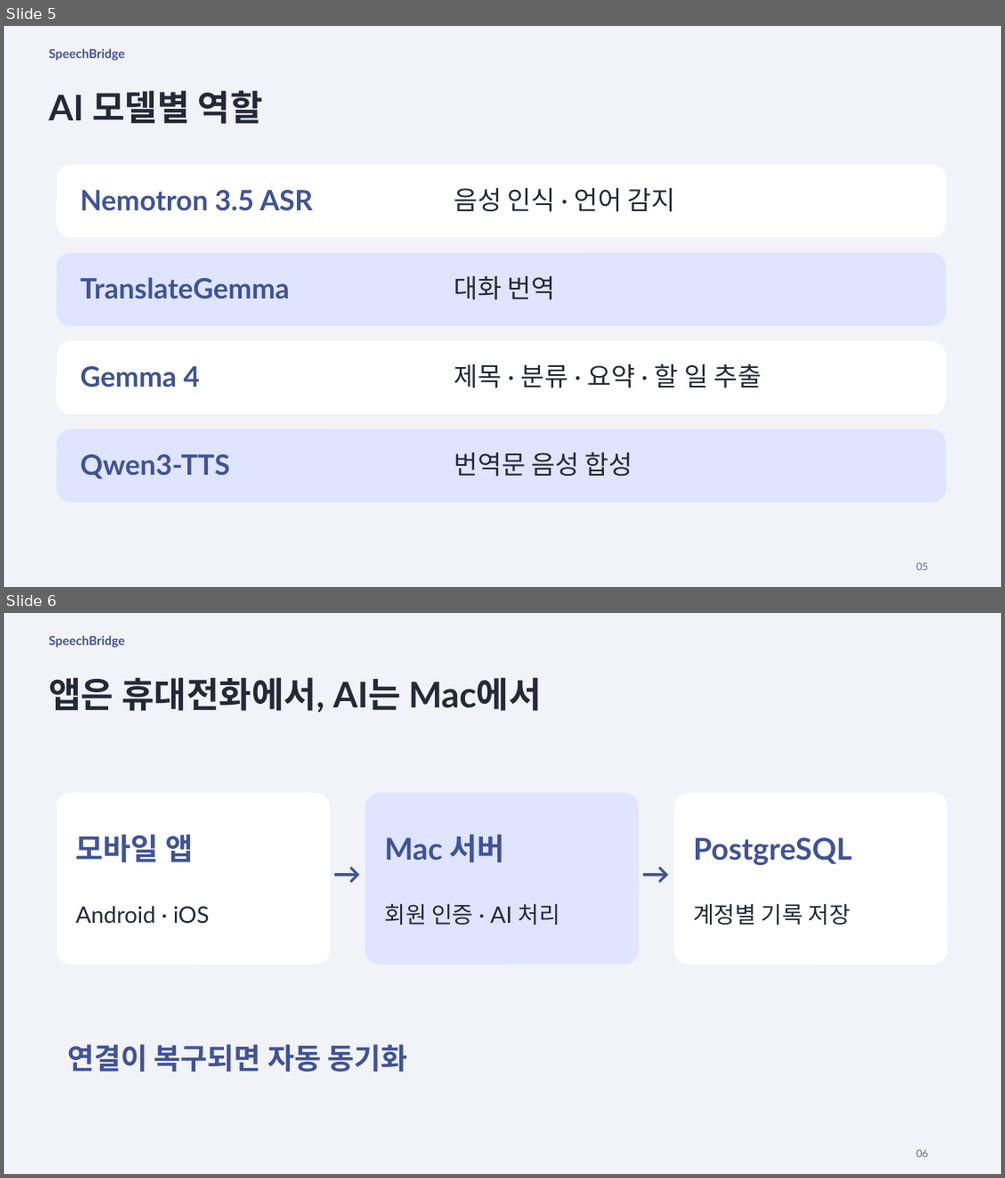
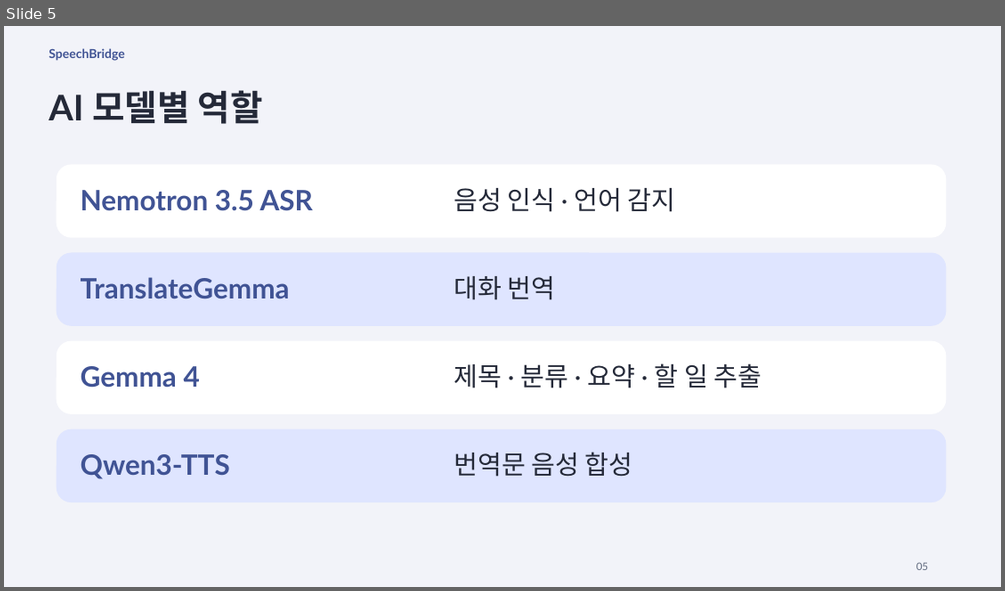
Before and after one commit to slfkalstks/SpeechBridge, a slide deck: presentation/SpeechBridge.pptx. Shown one above the other, each under a label of ours: slides 5 and 6 before the commit, slide 5 after it. The pictures are 1005x1178 and 1005x591 pixels, drawn with LibreOffice and Linux fonts; fonts in the diff are those of the drawing. Boxes give left, top, right and bottom in pixels: in the first picture for what was removed or moved away, otherwise in the second. Text is boxed around its words. In the diff, an @@ line names an element or a change of style, - is before the commit and + after.

```diff
--- a/presentation/SpeechBridge.pptx
+++ b/presentation/SpeechBridge.pptx
@@ slide 6 removed at (x1=4, y1=613, x2=1001, y2=1174), background #F2F3F9 @@
@@ text removed at (x1=48, y1=635, x2=124, y2=648) @@
-SpeechBridge
@@ text removed at (x1=48, y1=677, x2=542, y2=713) @@
-앱은 휴대전화에서, AI는 Mac에서
@@ rounded rectangle removed at (x1=57, y1=793, x2=330, y2=965) @@
@@ rounded rectangle removed at (x1=365, y1=793, x2=639, y2=965) @@
@@ rounded rectangle removed at (x1=674, y1=793, x2=947, y2=965) @@
@@ text removed at (x1=76, y1=834, x2=194, y2=862) @@
-모바일 앱
@@ text removed at (x1=385, y1=834, x2=505, y2=862) @@
-Mac 서버
@@ text removed at (x1=693, y1=837, x2=851, y2=865) @@
-PostgreSQL
@@ text removed at (x1=333, y1=858, x2=363, y2=887) @@
-→
@@ text removed at (x1=642, y1=858, x2=672, y2=887) @@
-→
@@ text removed at (x1=76, y1=906, x2=209, y2=923) @@
-Android · iOS
@@ text removed at (x1=385, y1=903, x2=560, y2=925) @@
-회원 인증 · AI 처리
@@ text removed at (x1=693, y1=903, x2=850, y2=925) @@
-계정별 기록 저장
@@ text removed at (x1=67, y1=1044, x2=408, y2=1071) @@
-연결이 복구되면 자동 동기화
@@ text removed at (x1=916, y1=1149, x2=928, y2=1157) @@
-06
```
Also in this commit, not shown: 1 slide added, 10 other files.
